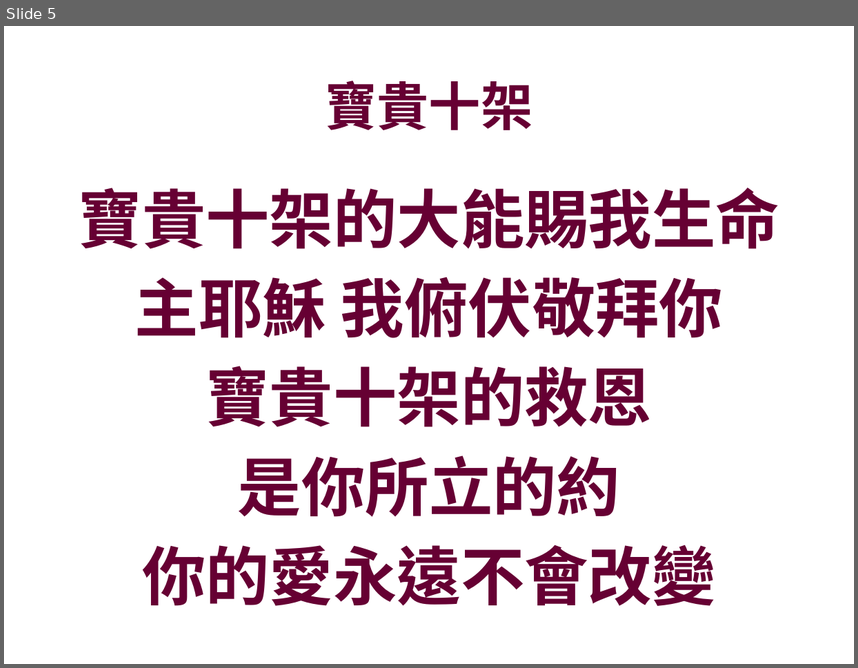
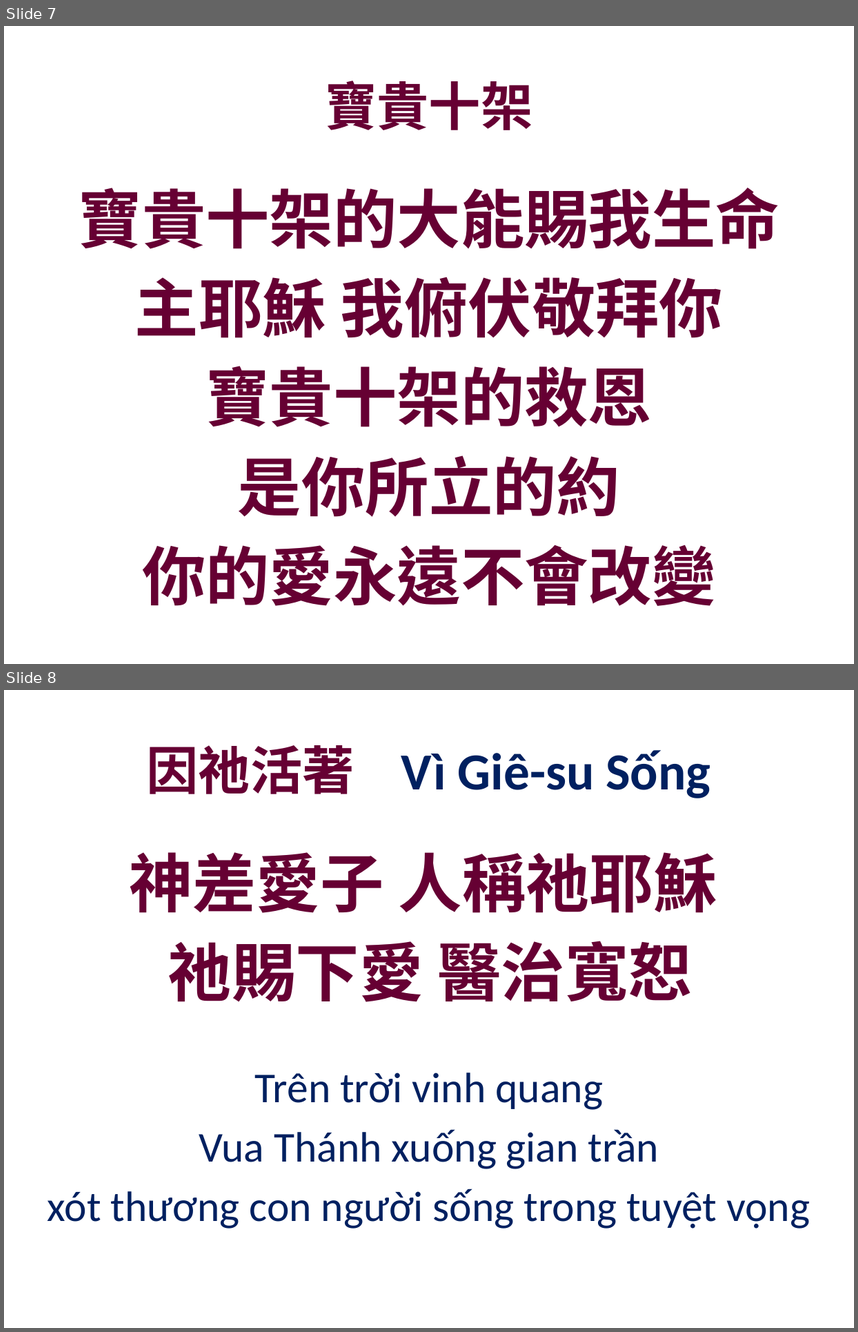
Before and after one commit to batisuoc/bible-school, a slide deck: 2019/4月.pptx. Shown one above the other, each under a label of ours: slide 5 before the commit, slides 7 and 8 after it. The pictures are 858x668 and 858x1332 pixels, drawn with LibreOffice and Linux fonts; fonts in the diff are those of the drawing; background and template pictures are left out. Boxes give left, top, right and bottom in pixels: in the first picture for what was removed or moved away, otherwise in the second. Text is boxed around its words. In the diff, an @@ line names an element or a change of style, - is before the commit and + after.

```diff
--- a/2019/4月.pptx
+++ b/2019/4月.pptx
@@ slide 8 added at (x1=4, y1=690, x2=854, y2=1328), background picture (left out) @@
@@ title added at (x1=147, y1=745, x2=711, y2=798), 44 pt, text #002060, bold @@
+因祂活著 Vì Giê-su Sống
@@ text added at (x1=129, y1=852, x2=717, y2=1002), 54 pt, text #660033, bold @@
+神差愛子 人稱祂耶穌
+祂賜下愛 醫治寬恕
@@ text added at (x1=47, y1=1072, x2=810, y2=1228), 36 pt, text #002060 @@
+Trên trời vinh quang
+Vua Thánh xuống gian trần
+xót thương con người sống trong tuyệt vọng
@@ what was slide 5 is now slide 7 @@
```
Also in this commit, not shown: 5 other slides added, 1 other file.
